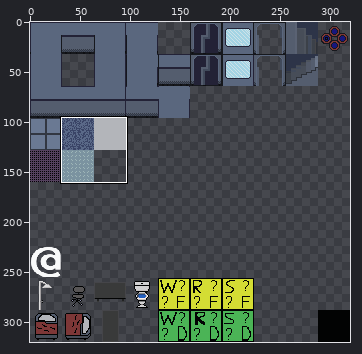
File history of a sprite sheet, NamelessRogue/Content/Sprites/tileset2.png. The first picture is a wide view before the edit; the outline marks the close-up.
Close-up. Earlier state:
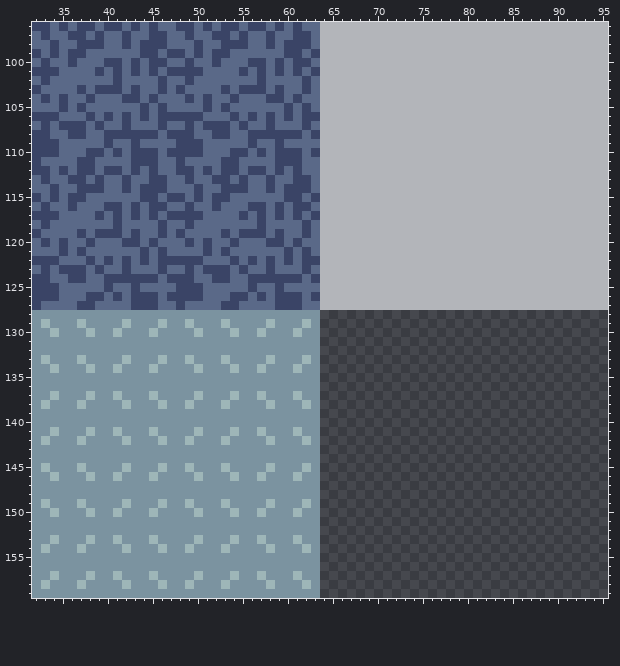
The file is 320x320 pixels. Pixels under 10% opacity are left out. Colours within 5 levels of each other are drawn and written as one. Shown: x 32..95, y 96..159.
The same view after the edit:
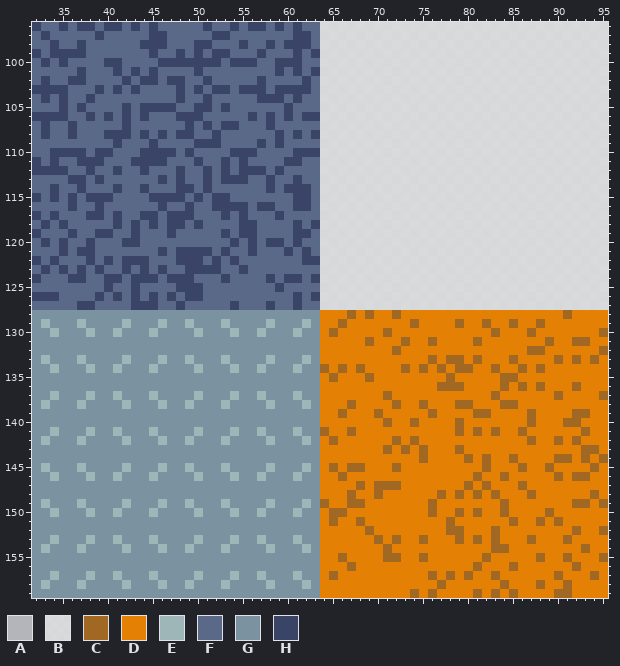
Palette (. is transparent): A #b3b5ba  B #f7f8f8d3  C #a06822  D #e48004  E #9eb6b8  F #5a6988  G #7b93a0  H #3a4466
Difference:
Changed rows in their new state; - is an unchanged pixel.
first column x 32:
 96 -F--------------FF---F----------BBBBBBBBBBBBBBBBBBBBBBBBBBBBBBBB
 97 ----FF----F------F-----F--F-----BBBBBBBBBBBBBBBBBBBBBBBBBBBBBBBB
 98 ------FF--F--------H-FF---------BBBBBBBBBBBBBBBBBBBBBBBBBBBBBBBB
 99 ---H--------F--F---------H--F---BBBBBBBBBBBBBBBBBBBBBBBBBBBBBBBB
100 ---HF------F-F-HH-HH--HH-F--H-F-BBBBBBBBBBBBBBBBBBBBBBBBBBBBBBBB
101 FFF--H-F-------FFF-----F-F------BBBBBBBBBBBBBBBBBBBBBBBBBBBBBBBB
102 ----HH---FH-HHFHHF-H------------BBBBBBBBBBBBBBBBBBBBBBBBBBBBBBBB
103 -HHH-F--F-----F---H-H-------HH--BBBBBBBBBBBBBBBBBBBBBBBBBBBBBBBB
104 ----------FF-F--HF----F--H------BBBBBBBBBBBBBBBBBBBBBBBBBBBBBBBB
105 ----------H--H-H--H-----------F-BBBBBBBBBBBBBBBBBBBBBBBBBBBBBBBB
106 ---H----------FF------F---------BBBBBBBBBBBBBBBBBBBBBBBBBBBBBBBB
107 ---F-F-F------F-----F-HF------F-BBBBBBBBBBBBBBBBBBBBBBBBBBBBBBBB
108 F----F-----F-FHF-----F--FFF-F---BBBBBBBBBBBBBBBBBBBBBBBBBBBBBBBB
109 FFF-----FH-F-H--FF-HH---FH------BBBBBBBBBBBBBBBBBBBBBBBBBBBBBBBB
110 FF-HHHF-HF-F--H-F-F-----HF-FF-H-BBBBBBBBBBBBBBBBBBBBBBBBBBBBBBBB
111 --H----H------H-F-H---FH---F----BBBBBBBBBBBBBBBBBBBBBBBBBBBBBBBB
112 --H--F--F--FHF---F----FH-----F--BBBBBBBBBBBBBBBBBBBBBBBBBBBBBBBB
113 -F--------F--F--HF-HF-H-------F-BBBBBBBBBBBBBBBBBBBBBBBBBBBBBBBB
114 ------FF-HF--FF-HHFH-FFF--------BBBBBBBBBBBBBBBBBBBBBBBBBBBBBBBB
115 -----FHHH---F-H-------------F-HFBBBBBBBBBBBBBBBBBBBBBBBBBBBBBBBB
116 -F-----HFF-F-F-------HHHF-HF----BBBBBBBBBBBBBBBBBBBBBBBBBBBBBBBB
117 -F----H----FH-----F--H---F---F-FBBBBBBBBBBBBBBBBBBBBBBBBBBBBBBBB
118 ---H-------H-HFHHFH----HHF---HFHBBBBBBBBBBBBBBBBBBBBBBBBBBBBBBBB
119 ----HF---F----FHF--------F-F-H--BBBBBBBBBBBBBBBBBBBBBBBBBBBBBBBB
120 -------------F---F-F----H-------BBBBBBBBBBBBBBBBBBBBBBBBBBBBBBBB
121 ------H-----F---HHH-----H-------BBBBBBBBBBBBBBBBBBBBBBBBBBBBBBBB
122 -F---------H--FF----H---F-F-F---BBBBBBBBBBBBBBBBBBBBBBBBBBBBBBBB
123 ----F-------H-----H--F----F---F-BBBBBBBBBBBBBBBBBBBBBBBBBBBBBBBB
124 -F--------F---------F---FF-F----BBBBBBBBBBBBBBBBBBBBBBBBBBBBBBBB
125 FFF---------------------F-------BBBBBBBBBBBBBBBBBBBBBBBBBBBBBBBB
126 ------F-----F---F-----FF-F-FF---BBBBBBBBBBBBBBBBBBBBBBBBBBBBBBBB
127 F--------------------F----HFF---BBBBBBBBBBBBBBBBBBBBBBBBBBBBBBBB
128 --------------------------------DDDCDCDDCDDDDDDDDDDDDDDDDDDCDDDD
129 --------------------------------DDCDDDDDDDCDDDDCDDCDDCDDCDDDDDDD
130 --------------------------------DCDDDDDCDDDDDDDDDDDCDDDCDDDDDDDC
131 --------------------------------DDDDDCDDDCDDCDDDDCDDDDDDDCDDCCDD
132 --------------------------------DDDDDDDDCDDDDDDDDDDDDDDCCDDDDDDC
133 --------------------------------DDDDDDDDDDDDCDCCDCDDDCDDDDCDCDCD
134 --------------------------------CDCDCDDDDCDCDCDCCDDCDDCDCDDDDDDD
135 --------------------------------DCDDDCDDDDDDDDCDDDDDCCDDDDDDDDDD
136 --------------------------------DDDDDDDDDDDDDCCCDDDDCDCDCDDDCDDD
137 --------------------------------DDDDDDDCDDDDDDDDDDDCDDDDDDCDDDDC
138 --------------------------------DDDCDDDDCDDCDDDCCDDDCCDDDDDDDDDD
139 --------------------------------DDCDDDCDDDDDCDDDDCCDDDDCDDDDCCDD
140 --------------------------------DDDDDDDCDDCDDDDCDDDDDDDCDDDCCDDD
141 --------------------------------CDDCDDDDDDDDDDDCDCDCDDCDDDDDDCDD
142 --------------------------------DCDDDDDDCDCDDDDDDDDDDDDCDDCDCDDD
143 --------------------------------DDDDDDDCDCDCDDDCDDDDDDDDDDDDDCCD
144 --------------------------------DDDDDDDDDDDCDDDDCDCDDCDDDDCCDCDC
145 --------------------------------DCDCCDDDCDDDDDDDDDCDDDCDDCDDDDCD
146 --------------------------------DDCDDDDDDDDDDDDDDCDDCDDDDDCDCCDD
147 --------------------------------DDDDCDCCCDDDDDDDCDCDDDCDDDDDDDDD
148 --------------------------------DDDCDDCDDDDDDCDCDCDCDDDCDDDDDDCD
149 --------------------------------CDDCCDDDDDDDCDDDDDDDCDDDDDDDCCDC
150 --------------------------------DCCDDDDDDDDDCDDCDCDDCDDDDCDDDDDD
151 --------------------------------DCDDCDDDDDDDDDCDDDDDDCDDCDCDDDDD
152 --------------------------------DDDDDCDDDDDDDDCCDDDCDDDDDDDDCDDC
153 --------------------------------DDDDDDCDCDDCDDDCDCDCDDDCDDDCDDDD
154 --------------------------------DDDDDDDCDDDDDDDDDDDCCDDDDDDDDCDD
155 --------------------------------DDCDDDDCCDDCDDDDDDCDDDDDCDDCDDDC
156 --------------------------------DDDCDDDDDDDDDDDDDCDDDCDDDDDDCDDD
157 --------------------------------DCDDDDDDDDDDCDCDCDDCDDDDDDCDDDCD
158 --------------------------------DDDDDDDDDDDDDCDDDDDDCDDDCDDCDDDD
159 --------------------------------DDDDDDDDDDCDCDDDDCDCDCDDDDCCDDDD
